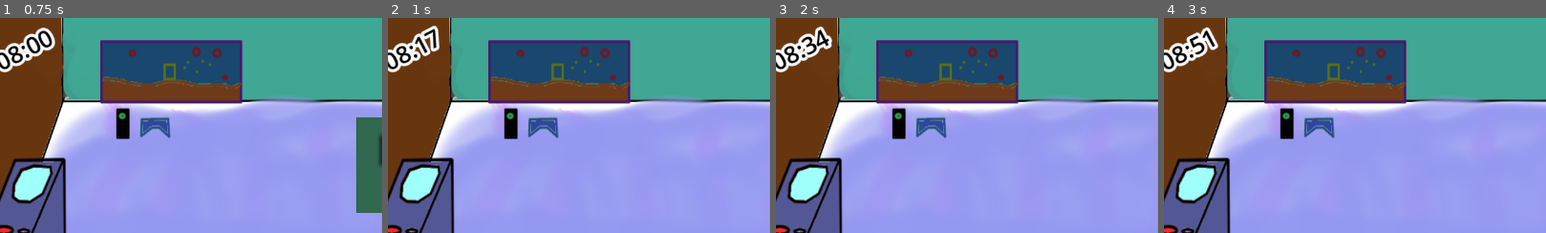
Above: before the commit, frames 1-4 (left to right).
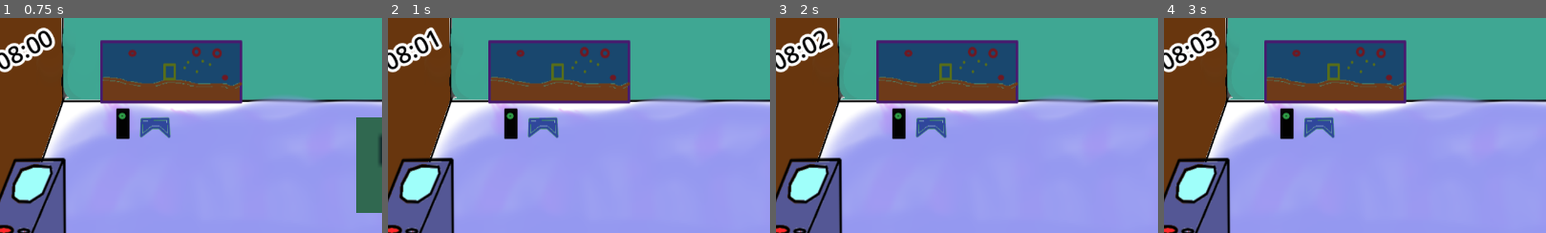
Above: after the commit, the same moments.

Repository: JaumeGreen/SoloGameDev
Game: Godot game, scene res://Scripts/habitacio.tscn
Two runs of this game, one before a commit and one after it. Both use one fixed random seed, a clock stepped at 60 frames per second and the inputs below.
Inputs (mouse positions are % of the whole screen's width and height, from its top left):
- Up to frame 1 (0.75 s): tap Enter (ui_accept) at 0.5 s; move the mouse to (72, 45) at 0.52 s; hold Right (ui_right) from 0.53 s (still down); hold Enter (ui_accept) from 0.53 s (still down)
- Up to frame 2 (1 s): keep holding Right (ui_right); keep holding Enter (ui_accept)
- Up to frame 3 (2 s): move the mouse to (30, 55) at 1.27 s; release Right (ui_right) at 1.28 s; release Enter (ui_accept) at 1.28 s; hold Down (ui_down) from 1.28 s (still down); click (30, 55) at 1.35 s; tap Enter (ui_accept) at 1.52, 1.55, 1.82 s
- Up to frame 4 (3 s): move the mouse to (60, 28) at 2.02 s; release Down (ui_down) at 2.03 s; hold Right (ui_right) 2.03-2.78 s; hold Enter (ui_accept) 2.03-2.78 s; move the mouse to (45, 70) at 2.77 s; hold Up (ui_up) from 2.78 s (still down); click (45, 70) at 2.85 s
The pictures show only the part of the screen within x 3-53%, y 21-71%; the shares and areas given below are measured in that part.

Frame 1 is identical in both runs. In frame 2, 0.6% of the frame differs, in the area x 6-15%, y 3-19%; in frame 3, 0.5%; in frame 4, 0.5%.

Commit message:
Base de creació del joc
manca limits a les barres, accions recuperar, victoria, derrota, atacs

Diff:
--- a/Scripts/Soloer.gd
+++ b/Scripts/Soloer.gd
@@ -6,6 +6,13 @@
 @onready var _xerrar = $Personatge/Xerrar
 @onready var _pensar = $Personatge/Pensar
 @onready var _zona = ""
+@onready var _hab = $"/root/Habitacio"
+@onready var _tempsjoc = $"/root/Habitacio/Items joc/Tempsjoc"
+@onready var _progres = $"/root/Habitacio/ProgressBar"
+@onready var _energia=$/root/Habitacio/Barres/Energy
+@onready var _voluntat=$/root/Habitacio/Barres/Forçavoluntat
+@onready var _sacietat=$/root/Habitacio/Barres/Sacietat
+@onready var _sociabilitat=$/root/Habitacio/Barres/Sociabilitat
 
 func get_input():
 	var input_direction = Input.get_vector("ui_left", "ui_right", "ui_up", "ui_down")
@@ -14,12 +21,34 @@
 		target = position
 	return input_direction
 
+func acciotriga(minuts) :
+	_tempsjoc.stop()
+	_hab.increment_time(minuts)
+	_hab.show_time()
+	_tempsjoc.start(1)
+
+func progres(percentatge) :
+	_progres.value+=percentatge
+func energia(canvi) :
+	_energia.value+=canvi
+func voluntat(canvi) :
+	_voluntat.value+=canvi
+func sacietat(canvi) :
+	_sacietat.value+=canvi
+func sociabilitat(canvi) :
+	_sociabilitat.value+=canvi
+
 func _input(event):
 	if event.is_action_pressed("click"):
 		target = get_global_mouse_position()
 	if event.is_action_pressed("ui_accept") && _zona=="Feina":
-		_xerrar.text = "treballant"
-		habscr.incr
+		acciotriga(15)
+		progres(1)
+		energia(-10)
+		voluntat(-5)
+		sacietat(-5)
+		sociabilitat(-3)
+
 
 
 func look_direction(dir):
--- a/Scripts/habitacio.gd
+++ b/Scripts/habitacio.gd
@@ -18,10 +18,13 @@
 			if date>31 :
 				print("game over")
 
+func show_time():
+	$"/root/Habitacio/PasTemps/Calendari".text="%02d"% date
+	var hora = "%02d:%02d"
+	$"/root/Habitacio/PasTemps/Rellotge".text=hora % [hour,minutes]
+
 func _on_timer_timeout():
-	minutes+=17
+	minutes+=1
 	format_time()
-	$PasTemps/Calendari.text="%02d"% date
-	var hora = "%02d:%02d"
-	$PasTemps/Rellotge.text=hora % [hour,minutes]
-	$"Items joc/Timer".start(1)
+	show_time();
+	$"/root/Habitacio/Items joc/Tempsjoc".start(1)
--- a/Scripts/habitacio.tscn
+++ b/Scripts/habitacio.tscn
@@ -657,7 +657,7 @@
 
 [node name="Items joc" type="Node2D" parent="."]
 
-[node name="Timer" type="Timer" parent="Items joc"]
+[node name="Tempsjoc" type="Timer" parent="Items joc"]
 autostart = true
 
 [connection signal="body_entered" from="Llit/AreaLlit" to="Soloer" method="_on_area_llit_body_entered"]
@@ -670,4 +670,4 @@
 [connection signal="body_exited" from="Cuina/AreaCuina" to="Soloer" method="_on_area_cuina_body_exited"]
 [connection signal="body_entered" from="Feina/AreaFeina" to="Soloer" method="_on_area_feina_body_entered"]
 [connection signal="body_exited" from="Feina/AreaFeina" to="Soloer" method="_on_area_feina_body_exited"]
-[connection signal="timeout" from="Items joc/Timer" to="." method="_on_timer_timeout"]
+[connection signal="timeout" from="Items joc/Tempsjoc" to="." method="_on_timer_timeout"]
--- a/project.godot
+++ b/project.godot
@@ -15,10 +15,6 @@
 config/features=PackedStringArray("4.2", "GL Compatibility")
 boot_splash/show_image=false
 config/icon="res://icon.svg"
-
-[autoload]
-
-habscr="*res://Scripts/habitacio.gd"
 
 [display]
 
